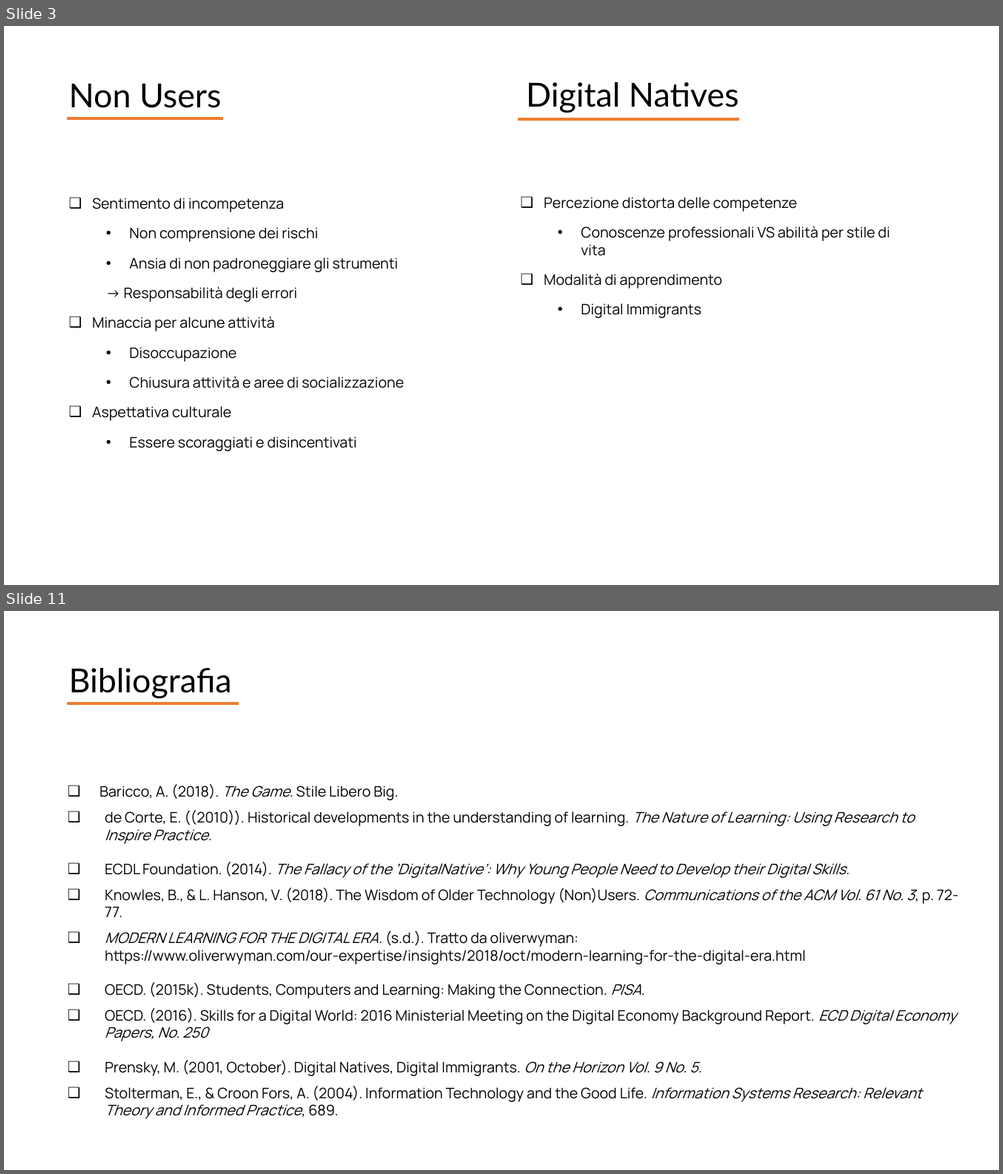
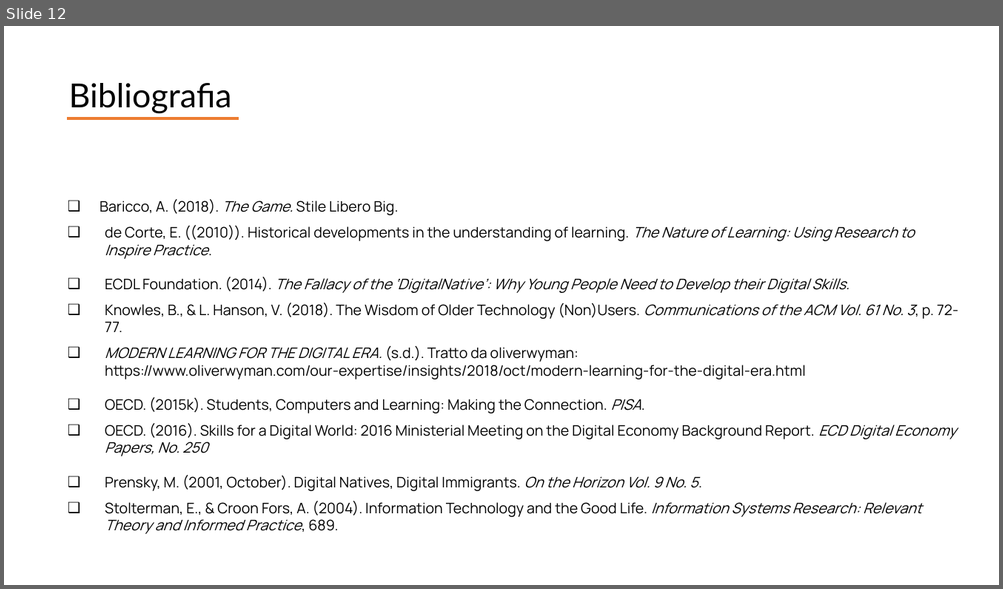
Before and after one commit to giocoal/air-quality-milano-interactive-data-visualization-tableau, a slide deck: Report/Report_progetto_Carbone_Cavallaro_Marconzini_Scuri.pptx. Shown one above the other, each under a label of ours: slides 3 and 11 before the commit, slide 12 after it; the slides between them are not shown. The pictures are 1003x1174 and 1003x589 pixels, drawn with LibreOffice and Linux fonts; fonts in the diff are those of the drawing. Boxes give left, top, right and bottom in pixels: in the first picture for what was removed or moved away, otherwise in the second. Text is boxed around its words. In the diff, an @@ line names an element or a change of style, - is before the commit and + after.

```diff
--- a/Report/Report_progetto_Carbone_Cavallaro_Marconzini_Scuri.pptx
+++ b/Report/Report_progetto_Carbone_Cavallaro_Marconzini_Scuri.pptx
@@ slide 3 removed at box(4, 26, 999, 585), background #FFFFFF @@
@@ text removed at box(69, 84, 222, 108) @@
-Non Users
@@ text removed at box(526, 82, 739, 113) @@
-Digital Natives
@@ line removed from (68, 118) to (223, 118) @@
@@ line removed from (518, 119) to (740, 119) @@
@@ text removed at box(92, 198, 404, 452) @@
-❑ Sentimento di incompetenza
-  • Non comprensione dei rischi
-  • Ansia di non padroneggiare gli strumenti
-  → Responsabilità degli errori
-❑ Minaccia per alcune attività
-  • Disoccupazione
-  • Chiusura attività e aree di socializzazione
-❑ Aspettativa culturale
-  • Essere scoraggiati e disincentivati
@@ text removed at box(543, 197, 890, 318) @@
-❑ Percezione distorta delle competenze
-  • Conoscenze professionali VS abilità per stile di vita
-❑ Modalità di apprendimento
-  • Digital Immigrants
@@ what was slide 11 is now slide 12 @@
```
Also in this commit, not shown: 3 slides changed, 8 slides added, 6 other slides removed, 8 other files.
